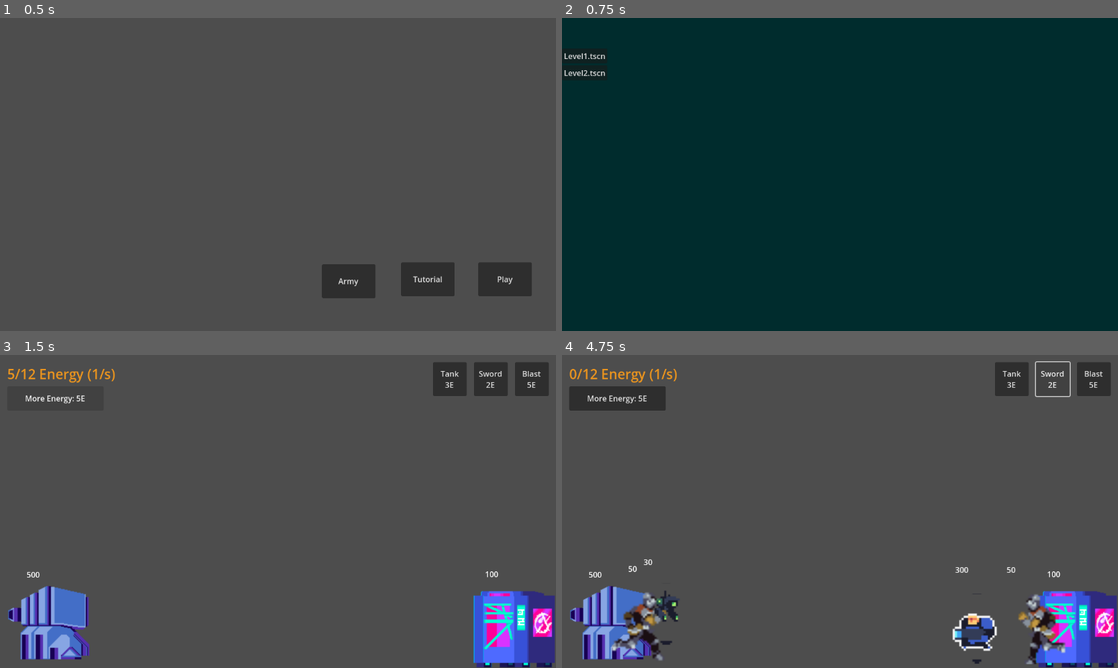
Above: before the commit, frames 1-4 (two rows, left to right).
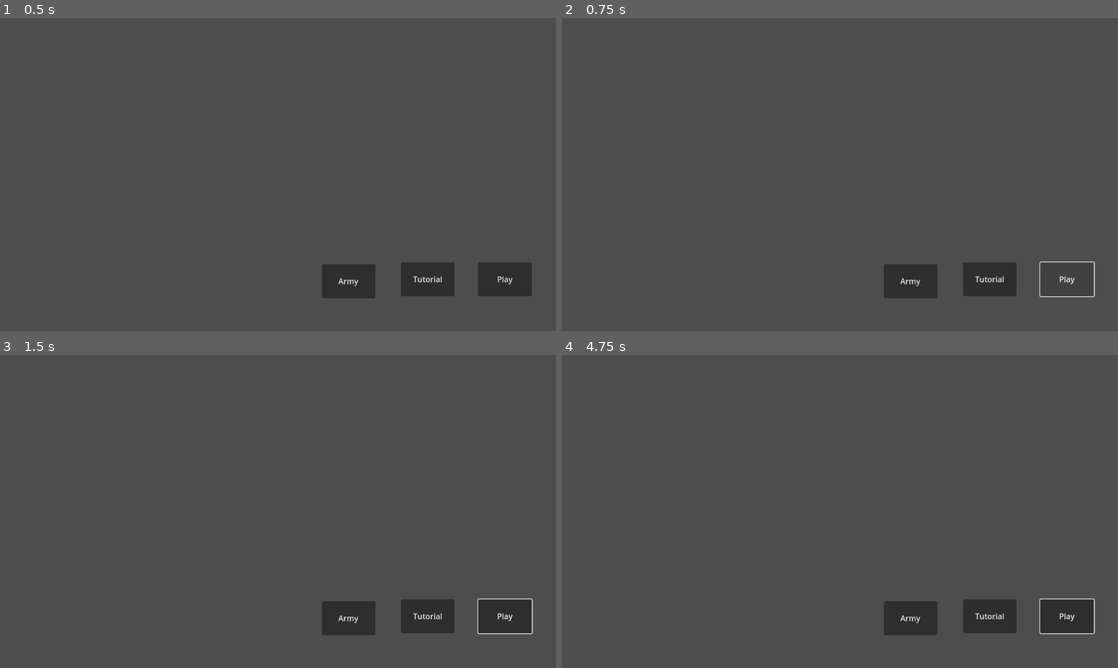
Above: after the commit, the same moments.

Repository: Vorbidden/BattleBots
Game: Godot game, scene res://main_menu.tscn
Two runs of this game, one before a commit and one after it. Both use one fixed random seed, a clock stepped at 60 frames per second and the inputs below.
Inputs (mouse positions are in pixels of both pictures, inside the frame that each line leads up to):
- Up to frame 1 (0.5 s): no input
- Up to frame 2 (0.75 s): click "Play" at 0.5 s
- Up to frame 3 (1.5 s): click (22, 392) at 1.25 s, where only the run before the commit has a clickable "Level1.tscn"
- Up to frame 4 (4.75 s): click (1067, 614) at 2 s, where only the run after the commit has a clickable "Play"; click (1095, 380) at 2.75 s, where only the run before the commit has a clickable "Blast 5E"; click (617, 398) at 3.5 s, where only the run before the commit has a clickable "More Energy: 5E"; click (1051, 380) at 4.25 s, where only the run before the commit has a clickable "Sword 2E"

Frame 1 is identical in both runs. In frame 2, 100% of the frame differs, in the area x 0-100%, y 0-100%; in frame 3, 10%; in frame 4, 12%.

Commit message:
Replaced MainMenu.gd

Diff:
--- a/MainMenu.gd
+++ b/MainMenu.gd
@@ -9,7 +9,7 @@
 	pass
 
 func _on_play_button_pressed():
-	get_tree().change_scene_to_file("res://level_select.tscn")
+	get_tree().change_scene_to_file("res://Main.tscn")
 
 func _on_tutorial_button_pressed():
 	get_tree().change_scene_to_file("res://tutorial.tscn")
